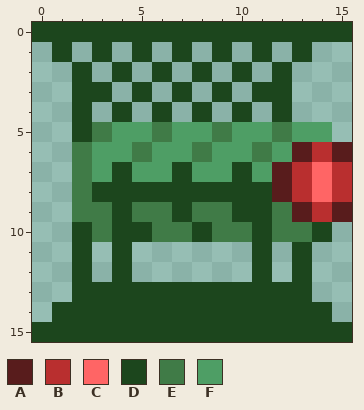
A pixel-art sprite gets an edit: Assets/Tiles/Lazer/LaserTurretH.png. That is the earlier state.
The file is 16x16 pixels.
Palette (. is transparent): A #581c1c  B #b92f2f  C #ff6565  D #1c461d  E #407b47  F #4e9e65
Pixels before, first column x 0:
 0 DDDDDDDDDDDDDDDD
 1 .D.D.D.D.D.D.D..
 2 ..D.D.D.D.D.D...
 3 ..DD.D.D.D.DD...
 4 ..D.D.D.D.D.D...
 5 ..DEFFEFFEFFEFF.
 6 ..EFFEFFEFFEFABA
 7 ..EFDFFDFFDFABCB
 8 ..EDDDDDDDDDABCB
 9 ..EEDEEDEEDDEABA
10 ..DEDDEEDEEDEED.
11 ..D.D......D.D..
12 ..D.D......D.D..
13 ..DDDDDDDDDDDD..
14 .DDDDDDDDDDDDDD.
15 DDDDDDDDDDDDDDDD
And afterwards:
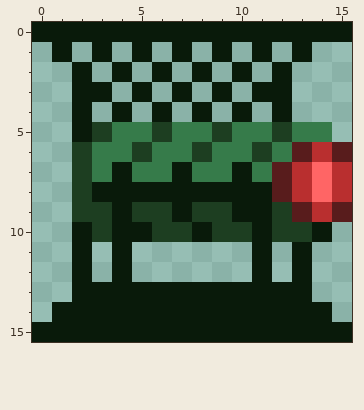
The exact change:
colour D: #1c461d -> #091a0a
colour E: #407b47 -> #1d3e21
colour F: #4e9e65 -> #367b4a
Pixel boxes of the changes (left, top, right, bottom) in both pictures:
changed: (32, 22, 352, 342)
